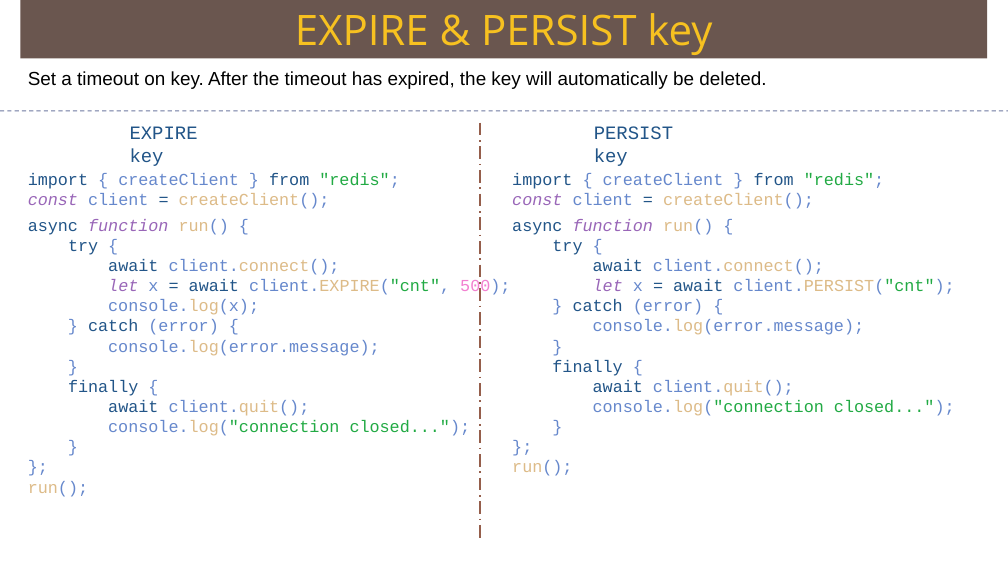
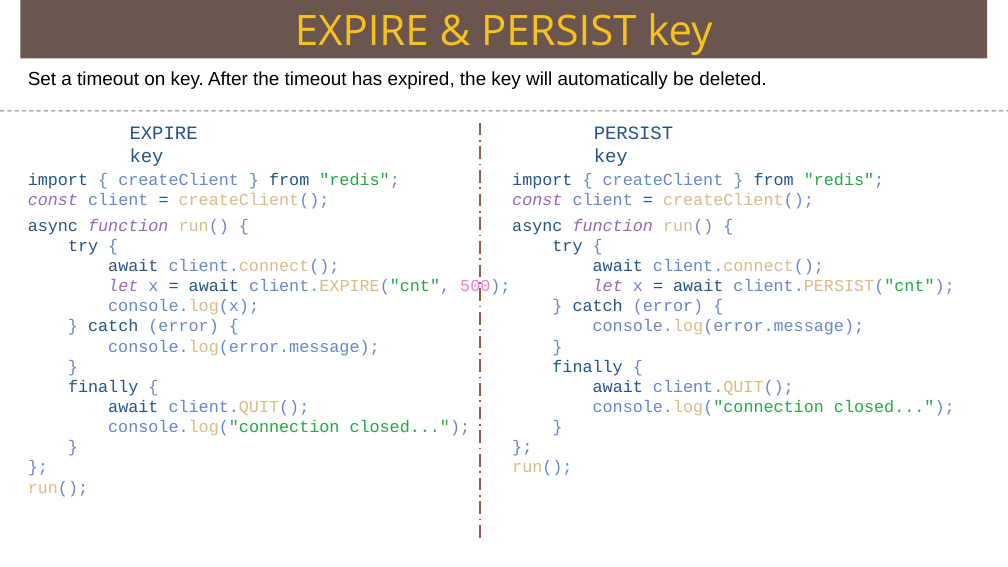
Before and after one commit to Saleel-Bagde/PPT-s, a slide deck: slide 121 of redis Ver2.pptx. Drawn at 1008x567 pixels with LibreOffice and Linux fonts; fonts in the diff are those of the drawing. Boxes give left, top, right and bottom in pixels: in the first picture for what was removed or moved away, otherwise in the second. Text is boxed around its words. In the diff, an @@ line names an element or a change of style, - is before the commit and + after.

```diff
--- a/redis Ver2.pptx
+++ b/redis Ver2.pptx
@@ text at <box>593,380,794,396</box>: text changed @@
-await client.quit();
+await client.QUIT();
@@ text at <box>108,400,310,416</box>: text changed @@
-await client.quit();
+await client.QUIT();
```
Also in this commit, not shown: 36 other slides changed.
